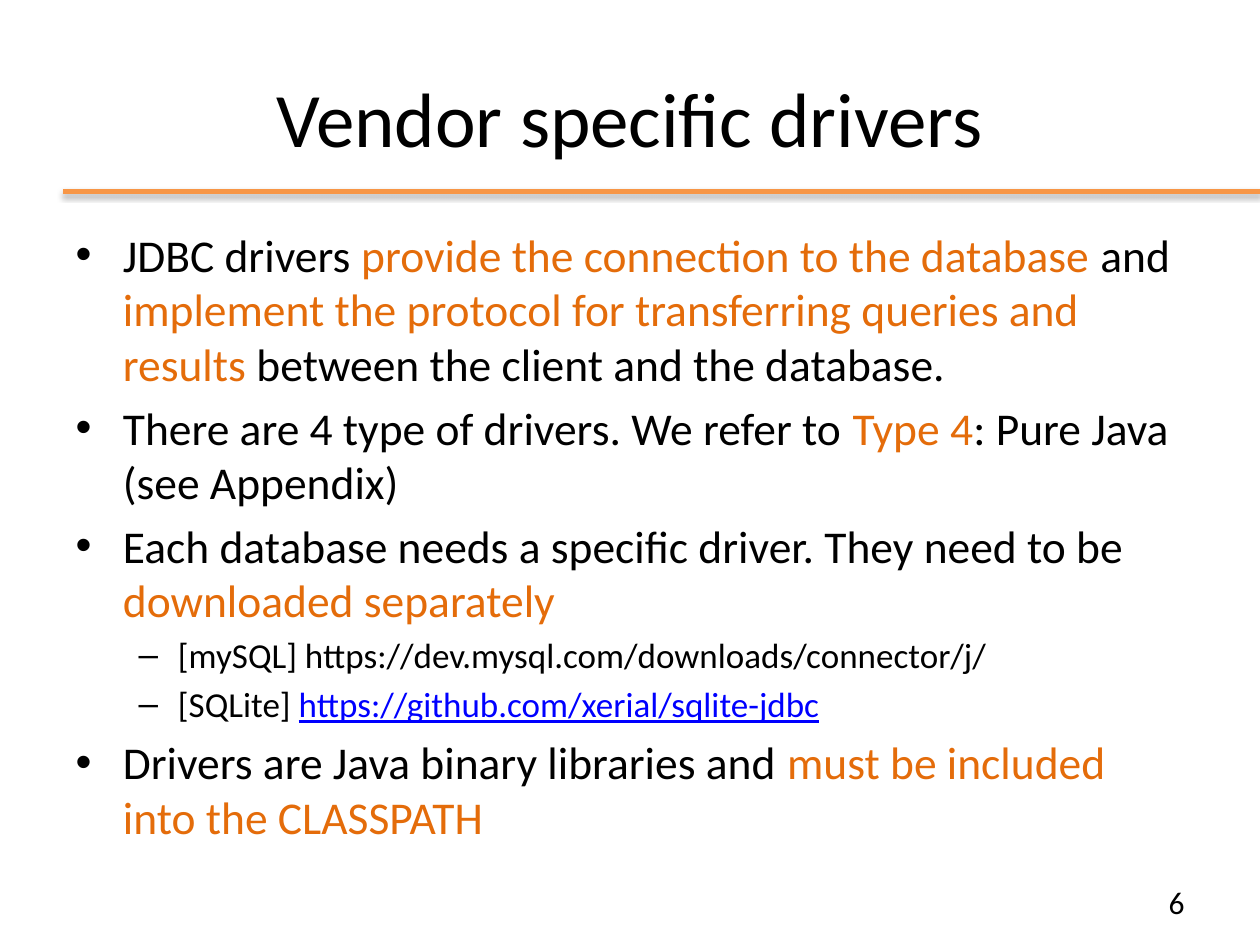
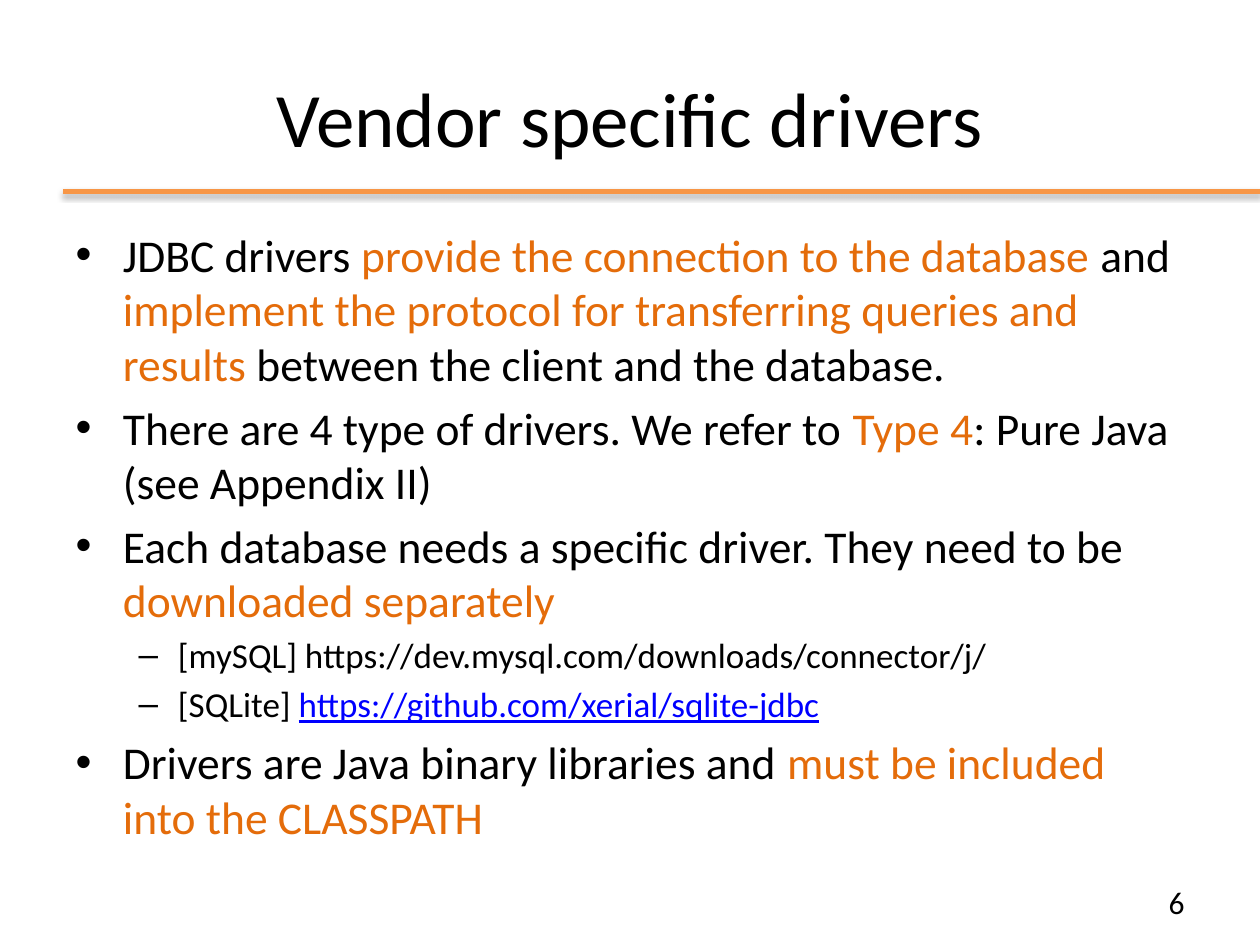
Before and after one commit to giordy97/Programmazione_Oggetti, a slide deck: slide 6 of slides/ppt/08_JDBC.pptx. Drawn at 1260x945 pixels with LibreOffice and Linux fonts; fonts in the diff are those of the drawing; background and template pictures are left out. Boxes give left, top, right and bottom in pixels: in the first picture for what was removed or moved away, otherwise in the second. Text is boxed around its words. In the diff, an @@ line names an element or a change of style, - is before the commit and + after.

```diff
--- a/slides/ppt/08_JDBC.pptx
+++ b/slides/ppt/08_JDBC.pptx
@@ text at (123,413,1168,507): text changed @@
-• There are 4 type of drivers. We refer to Type 4: Pure Java (see Appendix)
+• There are 4 type of drivers. We refer to Type 4: Pure Java (see Appendix II)
```
Also in this commit, not shown: 6 other slides changed, 3 other files.
